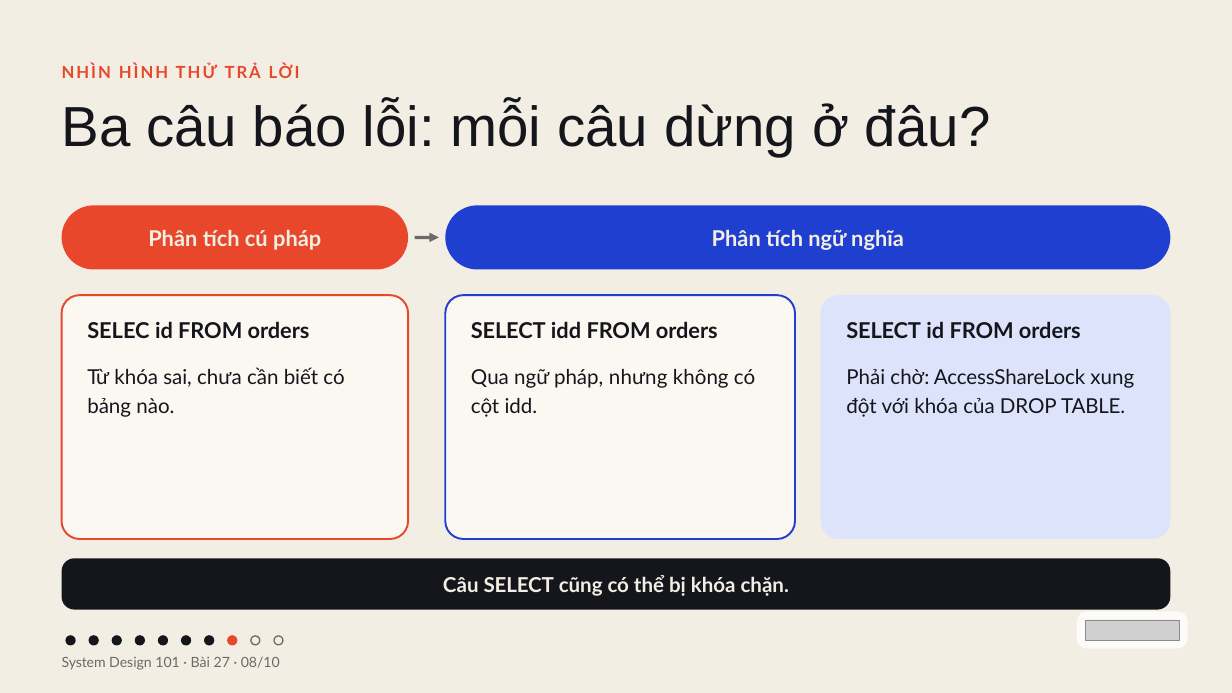
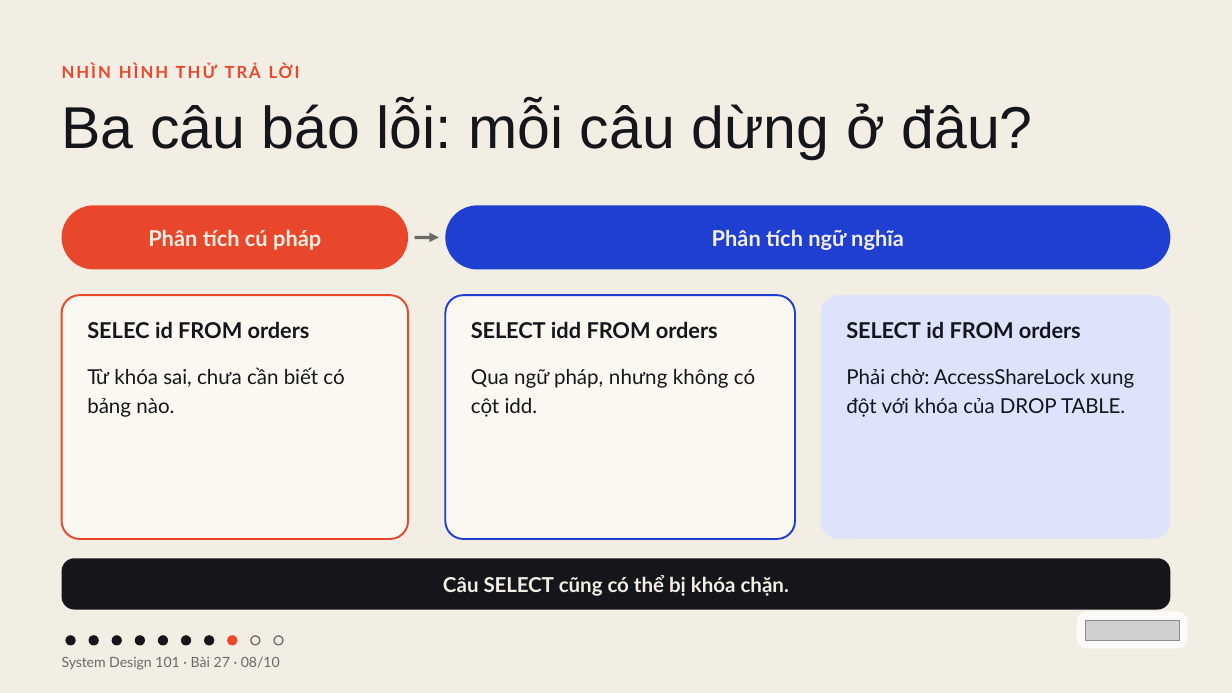
Before and after one commit to vohoailinh90/tool-marketing-studio, a slide deck: slide 8 of system-design-101/vi/lessons/sd-04-027/slides/sd-04-027.pptx. Drawn at 1232x693 pixels with LibreOffice and Linux fonts; fonts in the diff are those of the drawing; grey boxes stand for pictures. Boxes give left, top, right and bottom in pixels: in the first picture for what was removed or moved away, otherwise in the second. Text is boxed around its words. In the diff, an @@ line names an element or a change of style, - is before the commit and + after.

```diff
--- a/system-design-101/vi/lessons/sd-04-027/slides/sd-04-027.pptx
+++ b/system-design-101/vi/lessons/sd-04-027/slides/sd-04-027.pptx
@@ text "Ba câu báo lỗi: mỗi ..." at bbox=[62, 101, 1032, 159]: size 66 to 69 pt; letter spacing 0.1 to 0 pt in "đâu?" @@
```
Also in this commit, not shown: 2 other slides changed, 4 other files.
